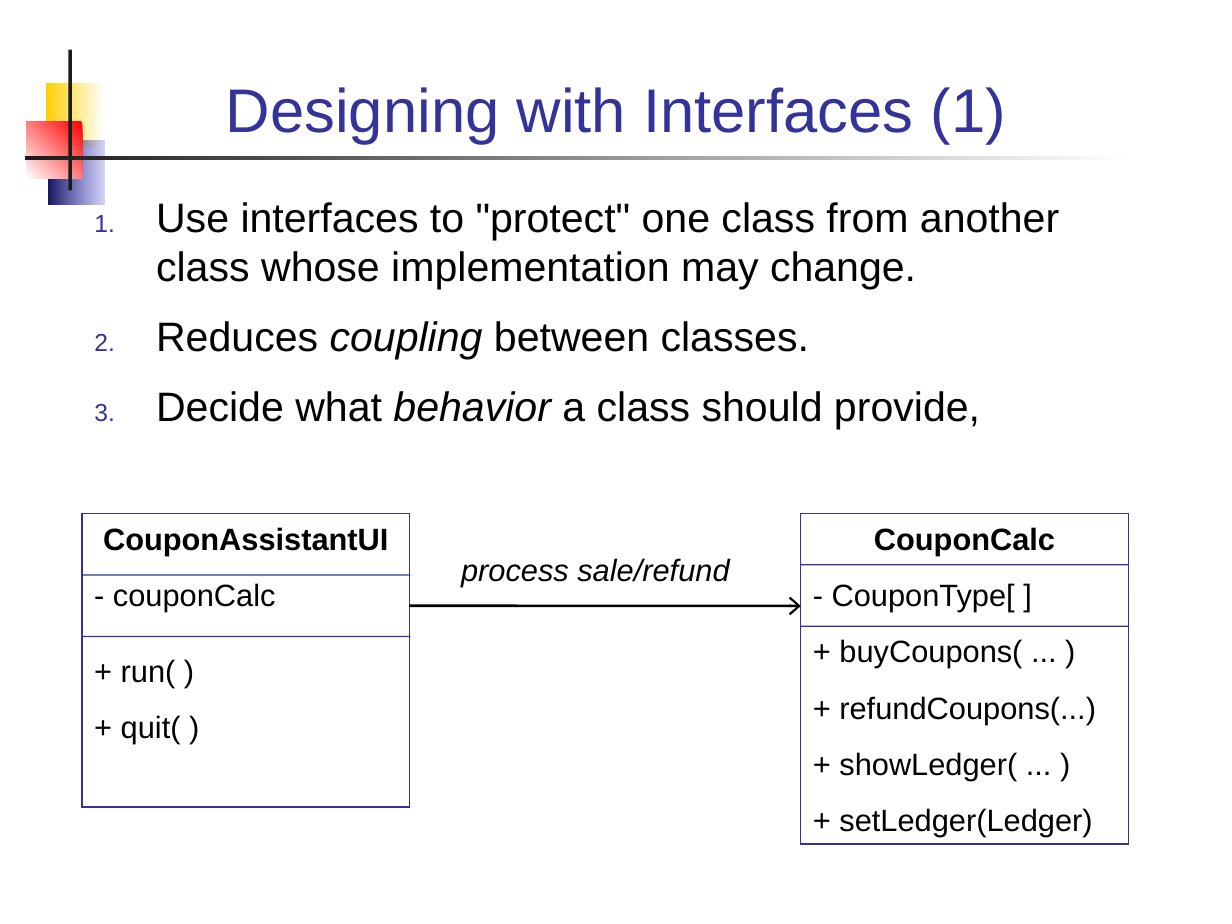
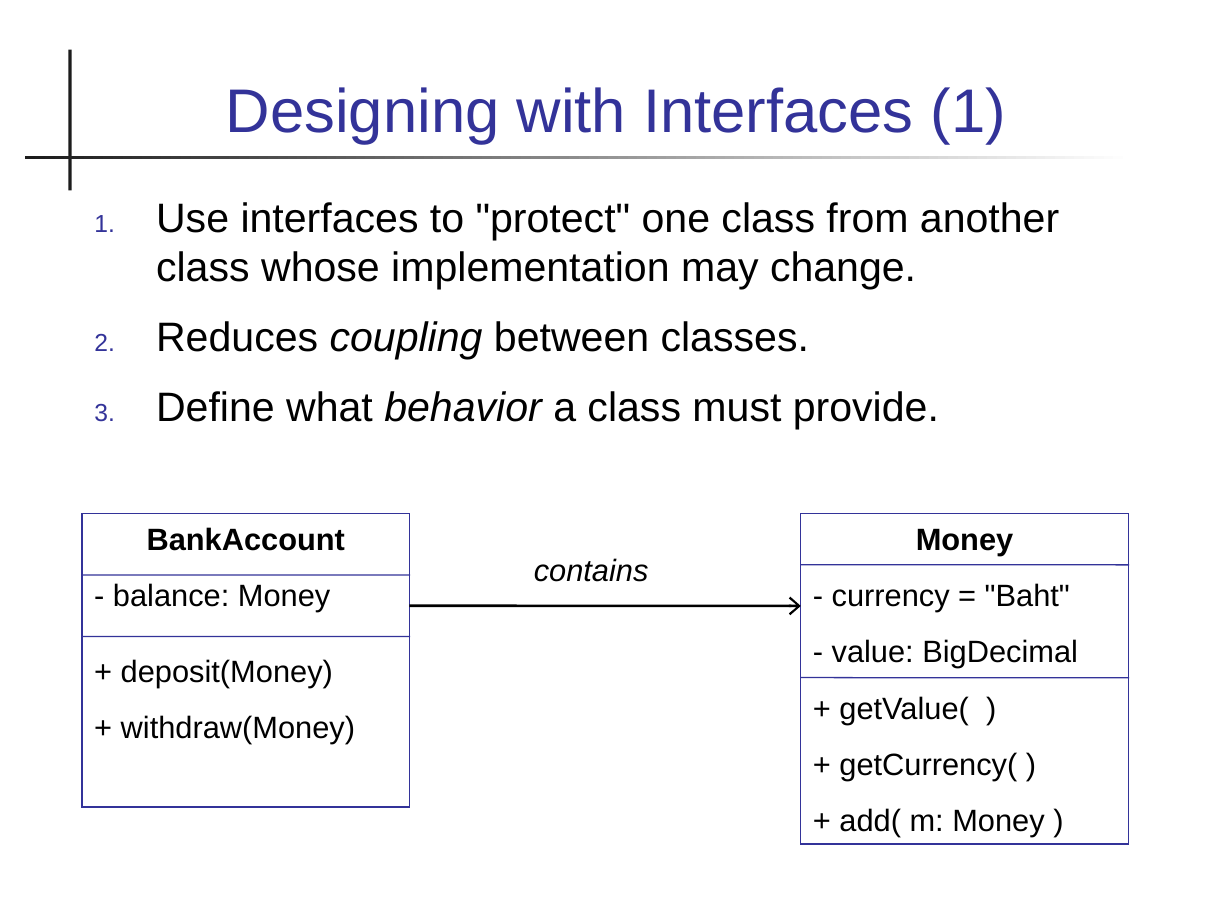
Before and after one commit to skeoop/skeoop.github.io, a slide deck: slide 3 of week2/3-Designing-with-Interfaces.ppt. Drawn at 1232x924 pixels with LibreOffice and Linux fonts; fonts in the diff are those of the drawing. Boxes give left, top, right and bottom in pixels: in the first picture for what was removed or moved away, otherwise in the second. Text is boxed around its words. In the diff, an @@ line names an element or a change of style, - is before the commit and + after.

```diff
--- a/week2/3-Designing-with-Interfaces.ppt
+++ b/week2/3-Designing-with-Interfaces.ppt
@@ rectangle removed at <box>46,83,103,147</box> @@
@@ rectangle removed at <box>27,122,83,179</box> @@
@@ rectangle removed at <box>48,140,103,205</box> @@
@@ text at <box>156,391,939,429</box>: text changed @@
-3. Decide what behavior a class should provide,
+3. Define what behavior a class must provide.
@@ text in rectangle at <box>113,527,355,743</box>: text changed @@
-CouponAssistantUI
-- couponCalc
-+ run( )
-+ quit( )
+BankAccount
+- balance: Money
++ deposit(Money)
++ withdraw(Money)
@@ text in rectangle at <box>832,528,1078,837</box>: text changed @@
-CouponCalc
-- CouponType[ ]
-+ buyCoupons( ... )
-+ refundCoupons(...)
-+ showLedger( ... )
-+ setLedger(Ledger)
+Money
+- currency = "Baht"
+- value: BigDecimal
++ getValue( )
++ getCurrency( )
++ add( m: Money )
@@ text at <box>534,558,649,582</box>: text changed @@
-process sale/refund
+contains
@@ line moved from (801, 626) - (1129, 626) to (801, 678) - (1129, 678) @@
```
Also in this commit, not shown: 8 other slides changed, 1 slide removed, 6 other files.
